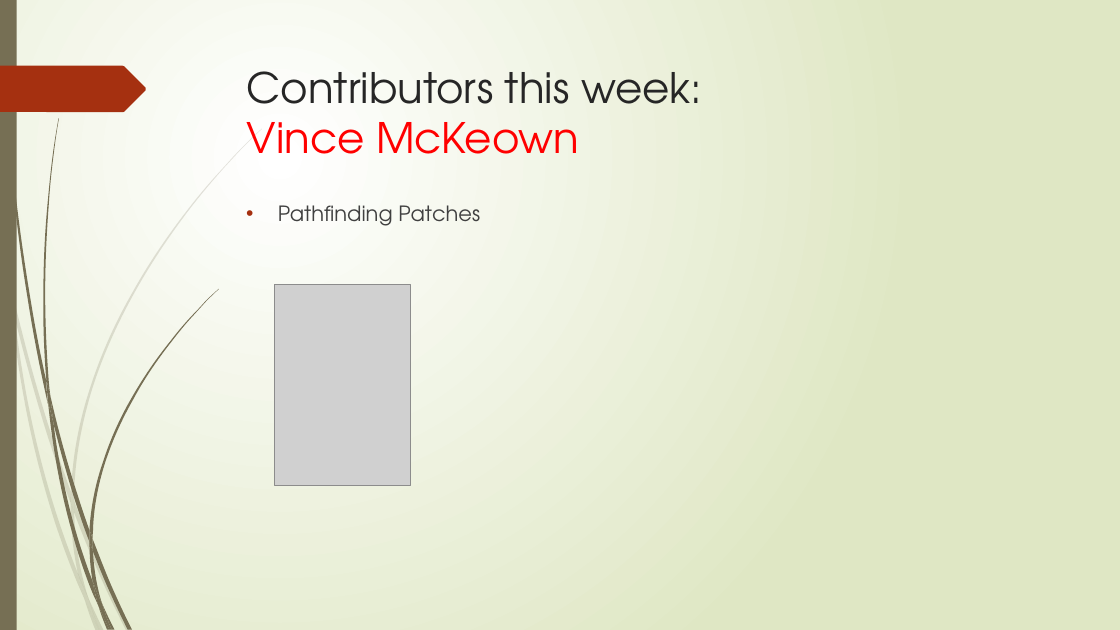
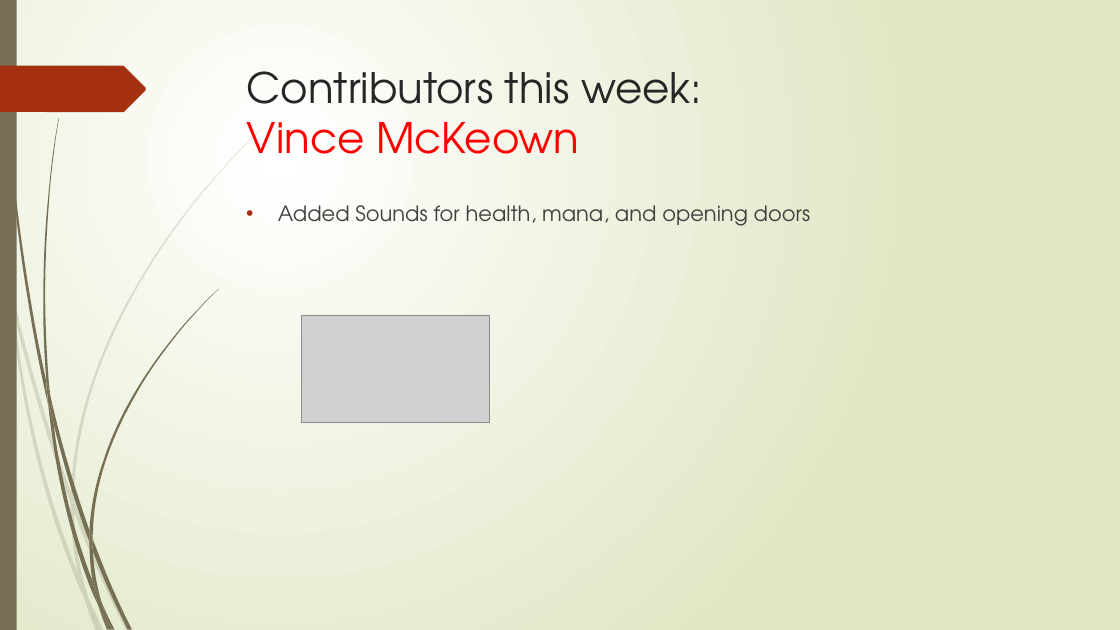
Before and after one commit to gamkedo-la/daggers-gate, a slide deck: slide 4 of Reference Documents/Week 4.pptx. Drawn at 1120x630 pixels with LibreOffice and Linux fonts; fonts in the diff are those of the drawing; grey boxes stand for pictures. Boxes give left, top, right and bottom in pixels: in the first picture for what was removed or moved away, otherwise in the second. Text is boxed around its words. In the diff, an @@ line names an element or a change of style, - is before the commit and + after.

```diff
--- a/Reference Documents/Week 4.pptx
+++ b/Reference Documents/Week 4.pptx
@@ text at [278,205,811,226]: text changed @@
-• Pathfinding Patches
+• Added Sounds for health, mana, and opening doors
@@ picture removed at [275,285,411,486] @@
@@ picture added at [302,315,489,423] @@
```
Also in this commit, not shown: 3 other slides changed, 1 slide removed, 1 other file.
